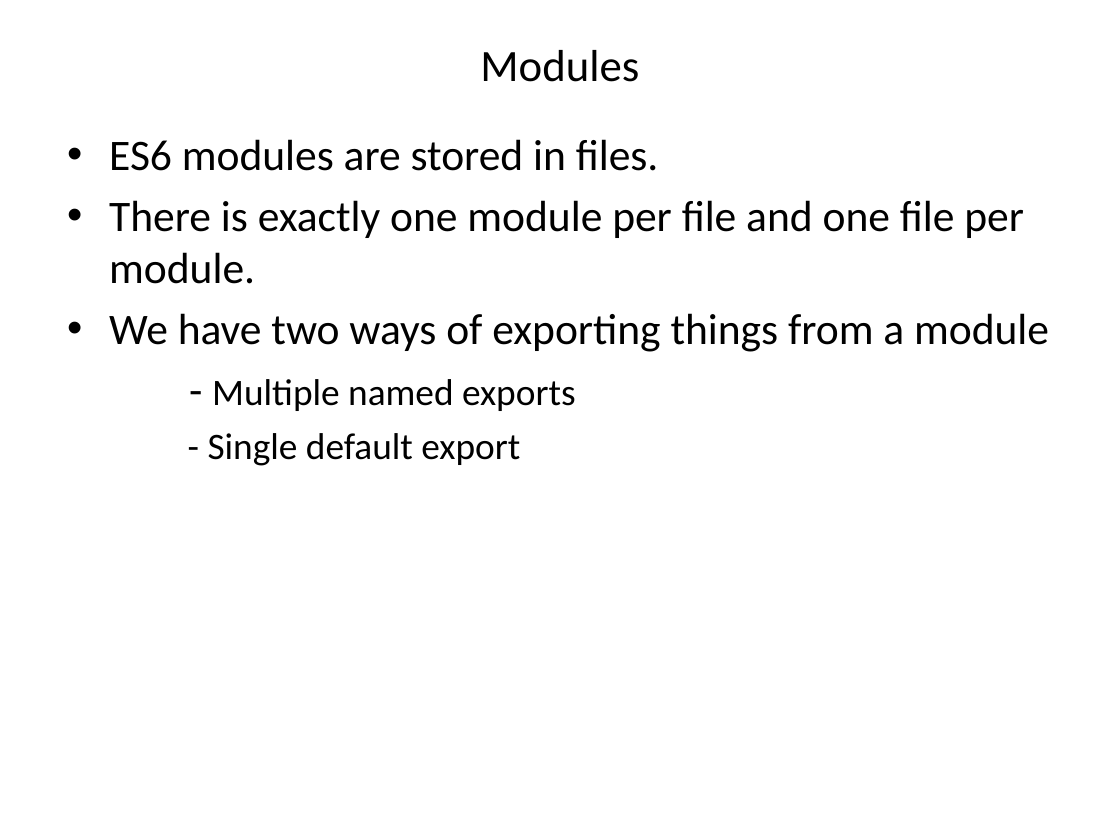
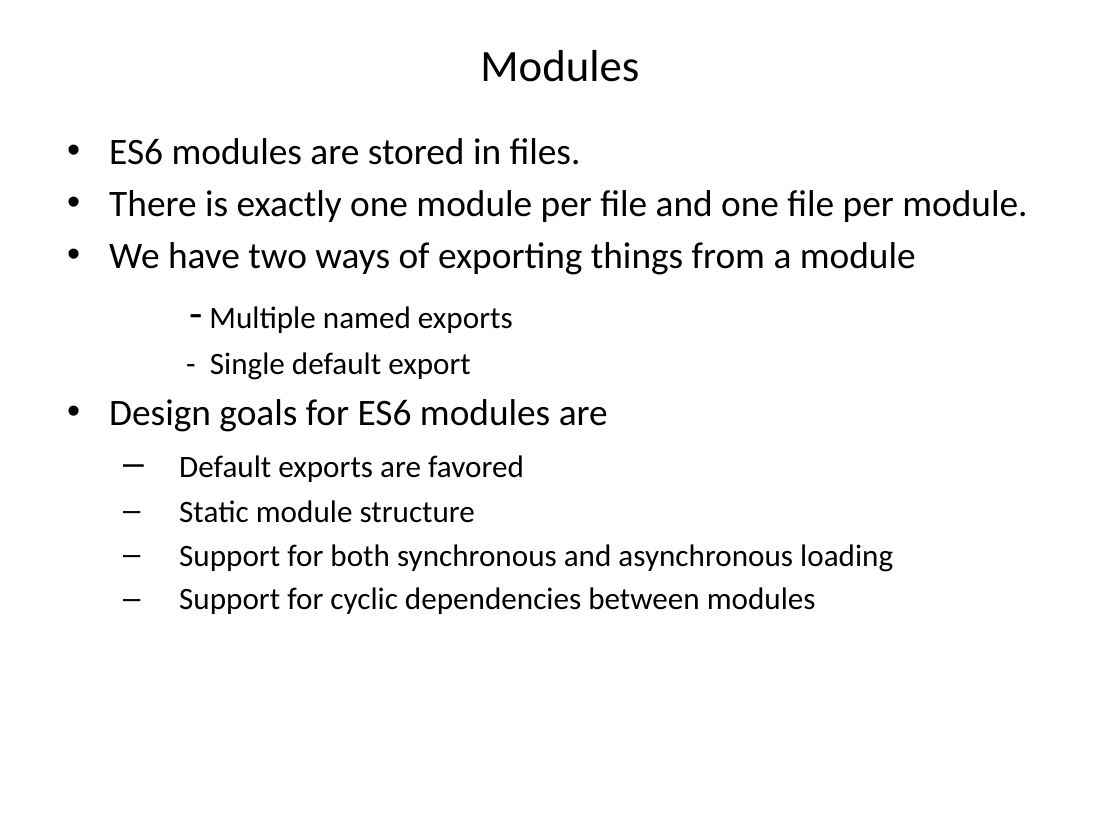
Before and after one commit to jaybidwai02/jsFrameworks, a slide deck: slide 24 of es6/ES6.pptx. Drawn at 1120x840 pixels with LibreOffice and Linux fonts; fonts in the diff are those of the drawing. Boxes give left, top, right and bottom in pixels: in the first picture for what was removed or moved away, otherwise in the second. Text is boxed around its words. In the diff, an @@ line names an element or a change of style, - is before the commit and + after.

```diff
--- a/es6/ES6.pptx
+++ b/es6/ES6.pptx
@@ text at (109,138,1027,380): size 28 to 24 pt in "ES6 modules are stored in files.", "There is exactly one module per file ...", "We have two ways of exporting things ..."; size 24 to 20 pt in "Multiple named exports", "- Single default export" @@
@@ text at (109,399,893,614): paragraphs added @@
+• Design goals for ES6 modules are
+  – Default exports are favored
+  – Static module structure
+  – Support for both synchronous and asynchronous loading
+  – Support for cyclic dependencies between modules
```
Also in this commit, not shown: 13 other files.
